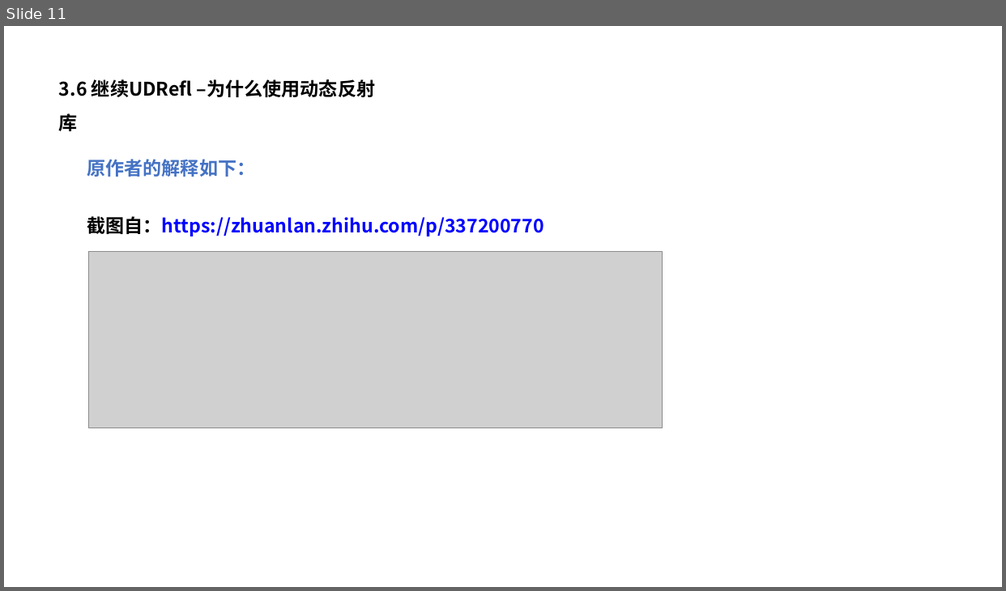
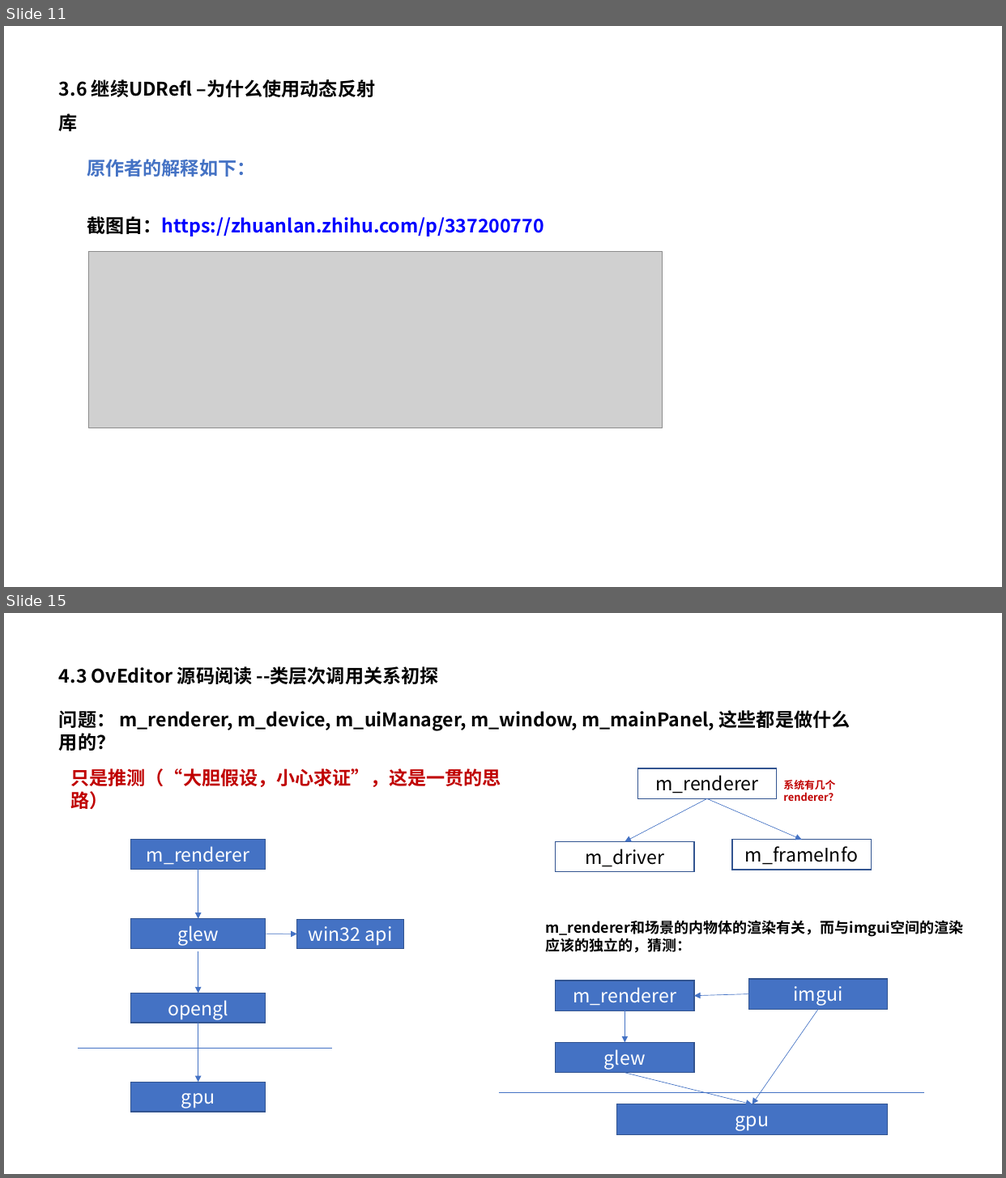
Before and after one commit to pczpcz/GAME102Learning, a slide deck: note/05 C++/静态反射库USRefl与imgui的界面绑定.pptx. Shown one above the other, each under a label of ours: slide 11 before the commit, slides 11 and 15 after it; the slides between them are not shown. The pictures are 1006x591 and 1006x1178 pixels, drawn with LibreOffice and Linux fonts; fonts in the diff are those of the drawing; grey boxes stand for pictures. Boxes give left, top, right and bottom in pixels: in the first picture for what was removed or moved away, otherwise in the second. Text is boxed around its words. In the diff, an @@ line names an element or a change of style, - is before the commit and + after.

```diff
--- a/note/05 C++/静态反射库USRefl与imgui的界面绑定.pptx
+++ b/note/05 C++/静态反射库USRefl与imgui的界面绑定.pptx
@@ slide 15 added at box(4, 613, 1002, 1174), background #FFFFFF @@
@@ text added at box(59, 666, 439, 684), 18 pt, text #000000, bold @@
+4.3 OvEditor 源码阅读 --类层次调用关系初探
@@ text added at box(59, 710, 850, 731), 18 pt, text #000000, bold @@
+问题： m_renderer, m_device, m_uiManager, m_window, m_mainPanel, 这些都是做什么用的？
@@ text added at box(70, 769, 501, 787), 18 pt, text #C00000, bold @@
+只是推测（“大胆假设，小心求证”，这是一贯的思路）
@@ group added at box(556, 769, 871, 872): 3 rectangles, 2 arrows, 1 text @@
+m_renderer
+m_driver
+m_frameInfo
+系统有几个renderer？
@@ group added at box(78, 840, 404, 1112): 5 rectangles, 3 arrows, 1 line @@
+m_renderer
+glew
+opengl
+gpu
+win32 api
@@ text added at box(545, 920, 963, 953), 14 pt, text #000000, bold @@
+m_renderer和场景的内物体的渲染有关，而与imgui空间的渲染应该的独立的，猜测：
@@ arrow added from (266, 934) to (297, 934), #4472C4 0.5 pt @@
@@ rectangle added at box(556, 981, 694, 1011), fill #4472C4, outline #325491 1 pt, 18 pt, text #FFFFFF @@
+m_renderer
@@ arrow added from (749, 994) to (694, 996), #4472C4 0.5 pt @@
@@ rectangle added at box(749, 979, 888, 1009), fill #4472C4, outline #325491 1 pt, 18 pt, text #FFFFFF @@
+imgui
@@ arrow added from (624, 1012) to (624, 1043), #4472C4 0.5 pt @@
@@ arrow added from (819, 1010) to (752, 1105), #4472C4 0.5 pt @@
@@ rectangle added at box(556, 1043, 694, 1072), fill #4472C4, outline #325491 1 pt, 18 pt, text #FFFFFF @@
+glew
@@ arrow added from (624, 1073) to (752, 1105), #4472C4 0.5 pt @@
@@ line added from (499, 1093) to (925, 1093), #4472C4 0.5 pt @@
@@ rectangle added at box(617, 1105, 889, 1135), fill #4472C4, outline #325491 1 pt, 18 pt, text #FFFFFF @@
+gpu
```
Also in this commit, not shown: 1 slide changed, 21 other slides added.
